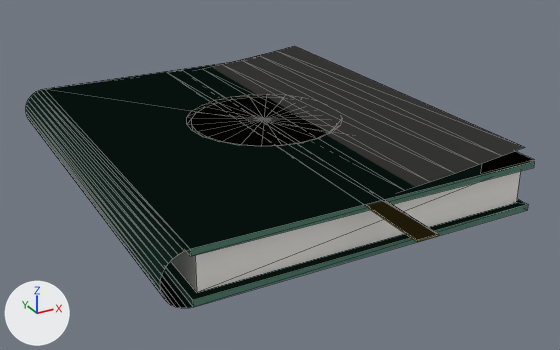
Renders of the glTF model apps/web/public/models/memoria_heirloom_book.glb from each side of a commit.
The view is the same before and after, from a camera (50 mm lens) standing at (-0.107, -0.403, 0.176) and looking at (0.097, -0.032, -0.009). Arrows for +X, +Y and +Z are at lower left; the lights stay in place. The picture after the commit comes second. Mesh edges are drawn as thin lines. Where no turn or scale is listed for an object, it has been applied to the vertices. Vertices at exactly the same position are counted once.

In view in the first picture: 'BackCover', 'CornerGuards', 'FrontCover', 'SilkRibbonBookmark', 'Spine', 'TextBlock', 'TreeOfLifeEmblem', 'TurningPageLeaf'.
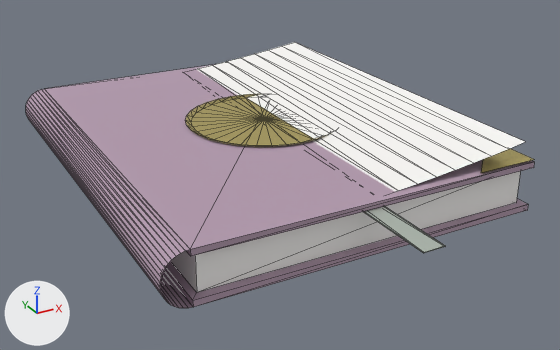
Boxes [x1, y1, x2, y2] around the edits, measured in the pictures (560 x 350 px; the box of a moved part takes in the faces that stretch with it):
'TurningPageLeaf', reshaped (6% taller): before [211, 46, 524, 187]; after [196, 42, 525, 192]
'TreeOfLifeEmblem', reshaped: before [187, 94, 339, 146]; after [185, 94, 331, 146]
'SilkRibbonBookmark', reshaped, recoloured: before [365, 201, 439, 241]; after [364, 206, 445, 253]
'CornerGuards', reshaped: before [481, 151, 534, 173]; after [481, 149, 534, 173]
part 1 of me_spinemesh, moved or reshaped: [26, 89, 193, 308] in both
part 2 of me_spinemesh, recoloured: [26, 95, 175, 307] in both
part 3 of me_backcovermesh, moved or reshaped: [166, 199, 528, 300] in both
part 4 of me_backcovermesh, recoloured: [164, 205, 528, 307] in both
part 6 of me_frontcovermesh, moved or reshaped: before [45, 62, 534, 249]; after [45, 64, 534, 249]
part 7 of me_frontcovermesh, recoloured: [186, 162, 534, 256] in both

The change, as a diff of the scene's bpy script:
```diff
--- a/apps/web/public/models/memoria_heirloom_book.glb.py
+++ b/apps/web/public/models/memoria_heirloom_book.glb.py
@@ mat_mutedplumleather @@
+mat_mutedplumleather = principled_material('MutedPlumLeather')
+mat_mutedplumleather.base_color = (0.463, 0.333, 0.435)  # grey #b59cb0
+mat_mutedplumleather.metallic = 0.04
+mat_mutedplumleather.roughness = 0.8
@@ me_spinemesh @@
-me_spinemesh.from_pydata(...)  # 34 vertices, 32 faces; spans x -0.014..0.0, y -0.13..0.13, z -0.014..0.014
+me_spinemesh.from_pydata(...)  # 42 vertices, 40 faces; spans x -0.014..0.0, y -0.13..0.13, z -0.014..0.014
+# me_spinemesh part 1: 16 vertices moved from x -0.014..-0.006, y -0.13..0.13, z -0.013..0.013 to x -0.014..-0.009, y -0.13..0.13, z -0.012..0.012; 8 vertices removed from x -0.013..-0.003, y -0.13..0.13, z -0.014..0.014; 16 vertices added at x -0.014..-0.002, y -0.13..0.13, z -0.014..0.014
+# me_spinemesh part 2: 16 faces spanning x -0.014..-0.009, y -0.13..0.13, z -0.012..0.012 switch from mat_heirloomemeraldleather (green #50816f) to mat_mutedplumleather (grey #b59cb0)
@@ me_backcovermesh @@
 me_backcovermesh.from_pydata(...)  # 8 vertices, 12 faces; spans x 0.0..0.2, y -0.13..0.13, z -0.014..-0.011
 # verts and faces of me_backcovermesh; kept vertices keep their numbers, new ones are numbered from 8
+# me_backcovermesh part 3
+delete_faces([(0, 1, 2), (0, 2, 3), (4, 5, 6), (4, 6, 7)])
+faces += [(1, 3, 2), (0, 3, 1), (5, 7, 6), (4, 7, 5)]
+# me_backcovermesh part 4: 8 faces spanning x 0.0..0.2, y -0.13..0.13, z -0.014..-0.011 switch from mat_heirloomemeraldleather (green #50816f) to mat_mutedplumleather (grey #b59cb0)
@@ me_frontcovermesh @@
 me_frontcovermesh.from_pydata(...)  # 8 vertices, 12 faces; spans x 0.0..0.2, y -0.13..0.13, z 0.011..0.014
 # verts and faces of me_frontcovermesh; kept vertices keep their numbers, new ones are numbered from 8
+# me_frontcovermesh part 6
+delete_faces([(0, 1, 2), (0, 2, 3), (4, 5, 6), (4, 6, 7)])
+faces += [(1, 3, 2), (0, 3, 1), (5, 7, 6), (4, 7, 5)]
+# me_frontcovermesh part 7: 8 faces spanning x 0.0..0.2, y -0.13..0.13, z 0.011..0.014 switch from mat_heirloomemeraldleather (green #50816f) to mat_mutedplumleather (grey #b59cb0)
@@ me_emblemmesh @@
-me_emblemmesh.from_pydata(...)  # 51 vertices, 48 faces; spans x 0.056..0.152, y -0.048..0.048, z 0.0147..0.0157
+me_emblemmesh.from_pydata(...)  # 67 vertices, 96 faces; spans x 0.0555..0.1525, y -0.0485..0.0485, z 0.0147..0.0159
+# me_emblemmesh part 8
+# 41 vertices are removed from x 0.056..0.152, y -0.048..0.048, z 0.0147..0.0157
+# 48 faces are deleted
+# 57 vertices are added at x 0.0555..0.1525, y -0.0485..0.0485, z 0.0147..0.0159
+# 96 new faces join them
 me_emblemmesh.materials.append(mat_metallicgoldfoil)
@@ me_cornerguardsmesh @@
 me_cornerguardsmesh.from_pydata(...)  # 6 vertices, 2 faces; spans x 0.162..0.2, y -0.13..0.13, z 0.016
-me_cornerguardsmesh.vertices[1].co = (0.162, -0.13, 0.016)  # pixel (480, 173)
-me_cornerguardsmesh.vertices[2].co = (0.2, -0.092, 0.016)
+# me_cornerguardsmesh part 9
+me_cornerguardsmesh.vertices[1].co = (0.2, -0.092, 0.016)
+me_cornerguardsmesh.vertices[2].co = (0.162, -0.13, 0.016)  # pixel (480, 173)
 me_cornerguardsmesh.materials.append(mat_metallicgoldfoil)
@@ me_turningpagemesh @@
-me_turningpagemesh.from_pydata(...)  # 26 vertices, 24 faces; spans x 0.0..0.192, y -0.125..0.125, z 0.0..0.012
+me_turningpagemesh.from_pydata(...)  # 34 vertices, 32 faces; spans x 0.0..0.192, y -0.125..0.125, z 0.0..0.015
+# me_turningpagemesh part 10
+# 22 vertices are removed from x 0.016..0.192, y -0.125..0.125, z 0.0..0.012
+# 24 faces are deleted
+# 17 vertices are added at x 0.012..0.192, y -0.125..0.125, z 0.0..0.015
+# 13 new vertices lie (0.0, 0.25, 0.0) away from vertices in x 0.024..0.192, y -0.125, z 0.0..0.015
+# 32 new faces join them
 me_turningpagemesh.materials.append(mat_archivalpaperivory)
@@ me_ribbonmesh @@
-me_ribbonmesh.from_pydata(...)  # 8 vertices, 12 faces; spans x 0.09..0.102, y -0.169..0.13, z 0.013..0.014
-me_ribbonmesh.materials.append(mat_silkribbongold)  # yellow #ebce76
+me_ribbonmesh.from_pydata(...)  # 8 vertices, 12 faces; spans x 0.09..0.102, y -0.175..0.124, z 0.01..0.011
+# me_ribbonmesh part 5: the whole mesh is rebuilt
+me_ribbonmesh.materials.append(mat_silkribbonsage)  # light grey #bfc8be
```
